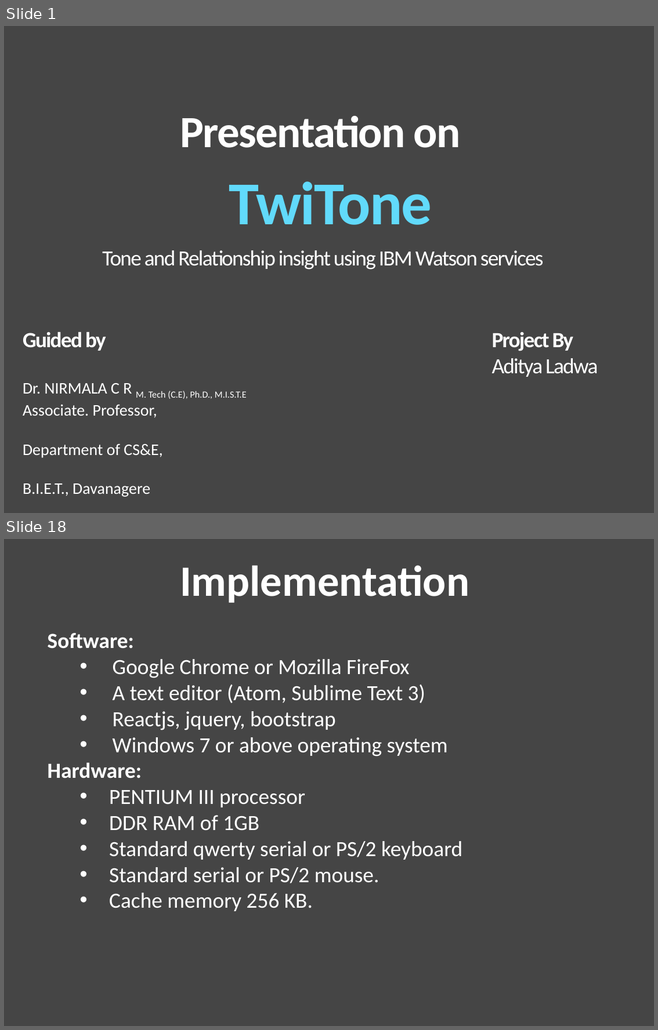
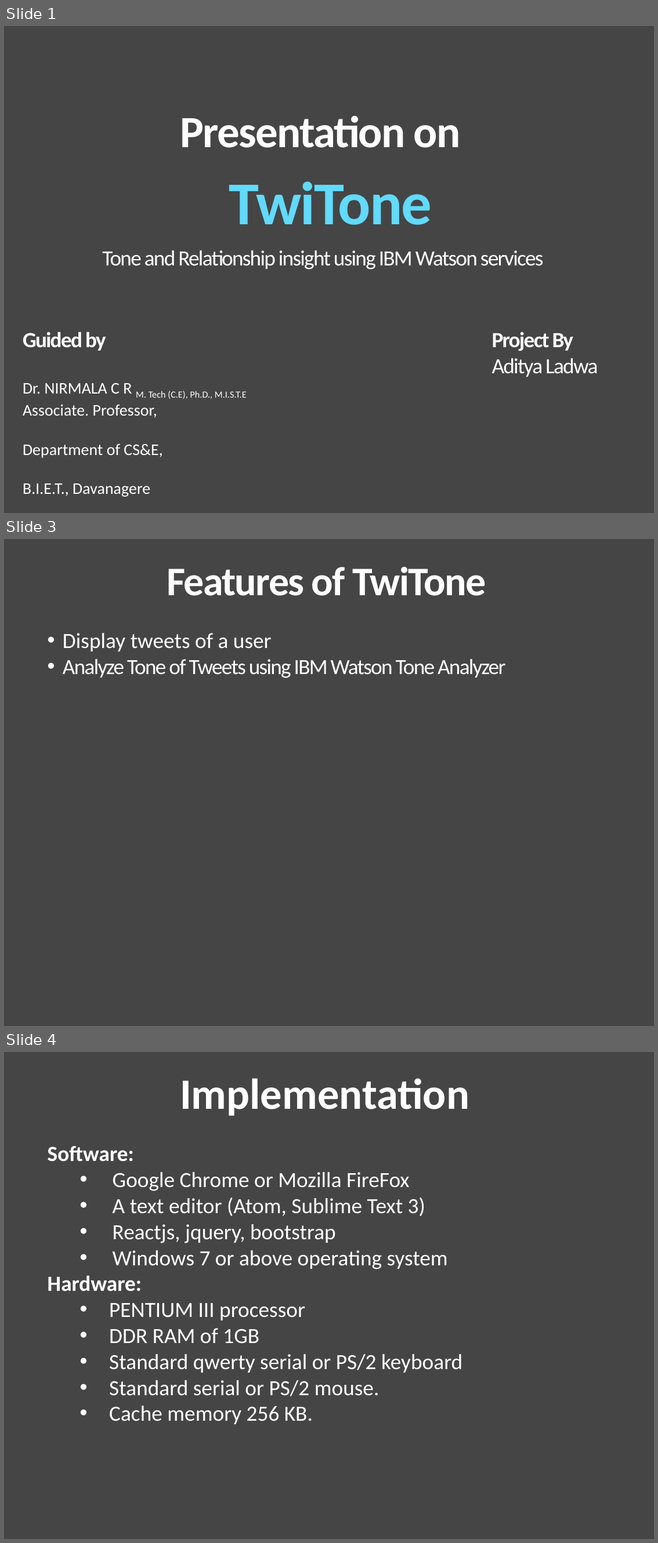
Before and after one commit to LadwaAditya/TwiTone, a slide deck: Presentation.pptx. Shown one above the other, each under a label of ours: slides 1 and 18 before the commit, slides 1, 3 and 4 after it; the slides between them are not shown. The pictures are 658x1030 and 658x1543 pixels, drawn with LibreOffice and Linux fonts; fonts in the diff are those of the drawing. Boxes give left, top, right and bottom in pixels: in the first picture for what was removed or moved away, otherwise in the second. Text is boxed around its words. In the diff, an @@ line names an element or a change of style, - is before the commit and + after.

```diff
--- a/Presentation.pptx
+++ b/Presentation.pptx
@@ slide 3 added at bbox=[4, 539, 654, 1026], background #454545 @@
@@ text added at bbox=[167, 567, 485, 596], 45 pt, text #FFFFFF, bold @@
+Features of TwiTone
@@ text added at bbox=[63, 633, 505, 678], 24 pt, text #FFFFFF @@
+• Display tweets of a user
+• Analyze Tone of Tweets using IBM Watson Tone Analyzer
@@ what was slide 18 is now slide 4 @@
```
Also in this commit, not shown: 1 slide changed, 1 other slide added, 16 slides removed.
